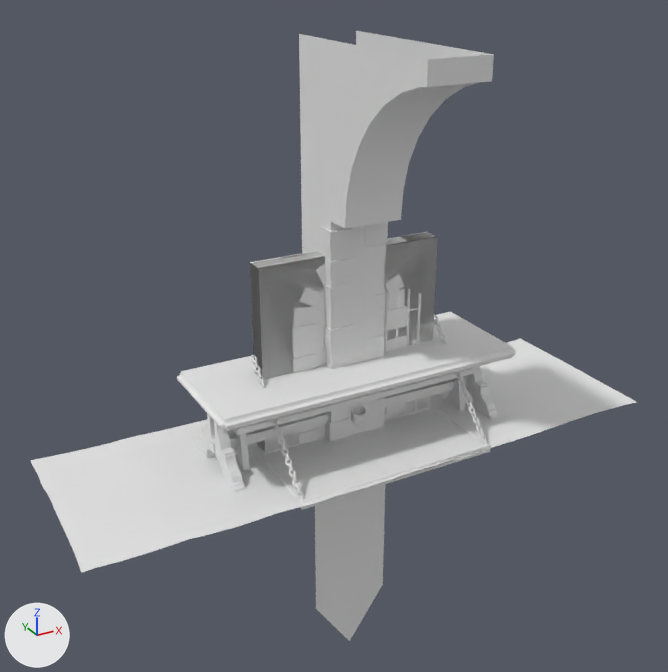
The Blender file Assets/Environment/Models/CastleModular.blend: old version first, new version second.
Before and after are seen from a 50 mm lens placed at (-4.3, -7.44, 4.87), pointed at (-0.17, 0.06, 1.12). Arrows for +X, +Y and +Z are at lower left; the lights stay in place.

The first picture shows 'Bed', 'Carpet', 'Column', 'Cube', 'Flag', 'Table', 'Wall', 'WallDoor'.
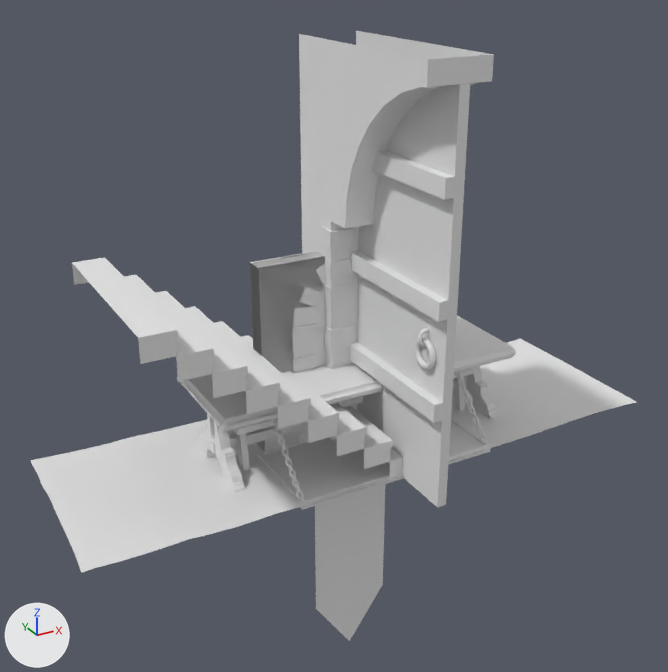
The change, as a diff of the scene's bpy script:
```diff
--- a/Assets/Environment/Models/CastleModular.blend.py
+++ b/Assets/Environment/Models/CastleModular.blend.py
@@ mat_doorwood @@
+mat_doorwood = principled_material('doorwood')
+mat_doorwood.base_color = (0.8, 0.8, 0.8)  # white #e7e7e7
@@ me_plane_001 @@
+me_plane_001.from_pydata(...)  # 216 vertices, 208 faces; spans x -3.8..0.0, y -1.0..0.6, z -0.11..0.1
+# faces by material slot: [22, 186]
+me_plane_001.materials.append(mat_doorwood)  # white #e7e7e7
+me_plane_001.materials.append(mat_iron)  # white #e7e7e7
@@ me_plane @@
+me_plane.from_pydata(...)  # 144 vertices, 99 faces; spans x -2.47..0.17, y -1.0..1.0, z -0.01..2.0
+# faces by material slot: [63, 36]
+me_plane.materials.append(mat_floor)  # white #e7e7e7
+me_plane.materials.append(mat_wall)  # white #e7e7e7
@@ ob_plane_001 @@
+ob_plane_001 = bpy.data.objects.new('Plane.001', me_plane_001)
+ob_plane_001.location = (0.0, -0.6, 0.0)
+ob_plane_001.rotation_euler = (0.0, 1.571, 0.0)  # degrees (0, 90, 0)
@@ ob_plane @@
+ob_plane = bpy.data.objects.new('Plane', me_plane)
+ob_plane.location = (0.0, 0.0, 0.0)
```

Location of each change, (x1, y1, x2, y2) in pixels of the pictures (668 x 672 px):
'Plane.001', added: after (349, 83, 470, 507)
    faces in mat_doorwood (white #e7e7e7): (357, 83, 470, 507)
    faces in mat_iron (white #e7e7e7): (349, 151, 464, 423)
'Plane', added: after (72, 257, 403, 481)
    faces in mat_floor (white #e7e7e7): (72, 257, 403, 468)
    faces in mat_wall (white #e7e7e7): (73, 269, 403, 481)
